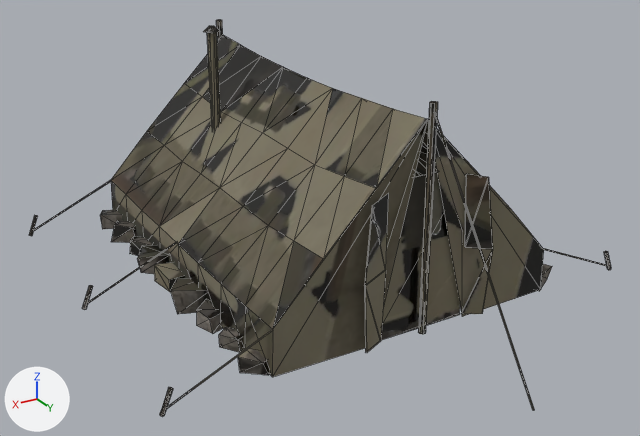
One commit to the glTF model public/models/tent.glb: the scene before it, then after it.
Before and after are seen from a 50 mm lens placed at (4.42, 7.61, 4.15), pointed at (0.03, 0.31, 0.5). The lights are fixed; the arrows at lower left show +X, +Y and +Z. The older version comes first. Mesh edges are drawn as thin lines. Where no turn or scale is listed for an object, it has been applied to the vertices. Vertices at exactly the same position are counted once.

The first picture shows 'tent.001'.
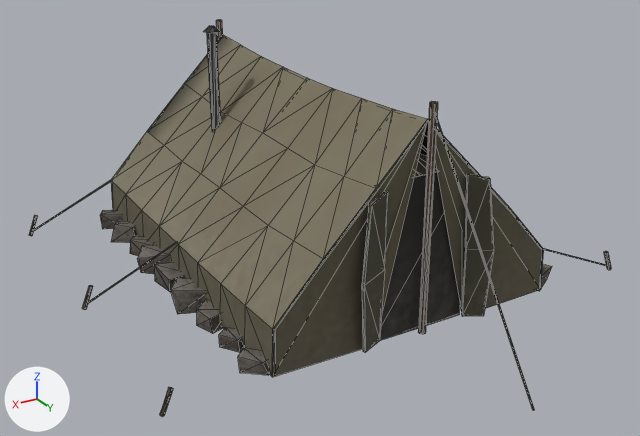
Edits to the scene script, one JSON object a line:
```json
{"block": "me_tent", "where": "# used by ob_tent_001; location = (0.0, 0.0, 1.148)"}
{"op": "remove", "block": "me_tent", "code": "me_tent.from_pydata(...)  # 441 vertices, 622 faces; spans x -2.51..2.51, y -3.51..3.51, z -1.2..1.2"}
{"op": "add", "block": "me_tent", "code": "me_tent.from_pydata(...)  # 476 vertices, 684 faces; spans x -2.51..2.51, y -3.51..3.51, z -1.2..1.2"}
{"block": "me_tent", "change": "me_tent part 1: the loose piece of 8 vertices spanning x 1.5..2.45, y 1.99..2.01, z -1.13..-0.69 is deleted"}
{"block": "me_tent", "change": "me_tent part 2"}
{"block": "me_tent", "change": "12 vertices are removed from x -0.7..0.7, y 2.03..2.15, z -1.12..0.3"}
{"block": "me_tent", "change": "22 faces are deleted"}
{"block": "me_tent", "change": "55 vertices are added at x -1.5..1.5, y -2.0..2.17, z -1.15..0.83"}
{"block": "me_tent", "change": "96 new faces join them"}
{"block": "me_tent", "change": "me_tent part 3: 587 kept faces spanning x -2.51..2.51, y -3.51..3.51, z -1.2..1.2 get new texture (UV) coordinates"}
{"block": "me_tent", "change": "other edits to the shape of me_tent do not show in these pictures"}
```

What differs and where, as boxes [x1, y1, x2, y2] in the pictures (640 x 436 px):
```json
{"part": 1, "of": "me_tent", "change": "deleted", "before": [167, 329, 273, 409]}
{"part": 2, "of": "me_tent", "change": "reshaped", "before": [365, 174, 492, 352], "after": [272, 120, 544, 376]}
{"part": 3, "of": "me_tent", "change": "surface changed", "before": [29, 23, 610, 413], "after": [29, 23, 610, 413]}
```
